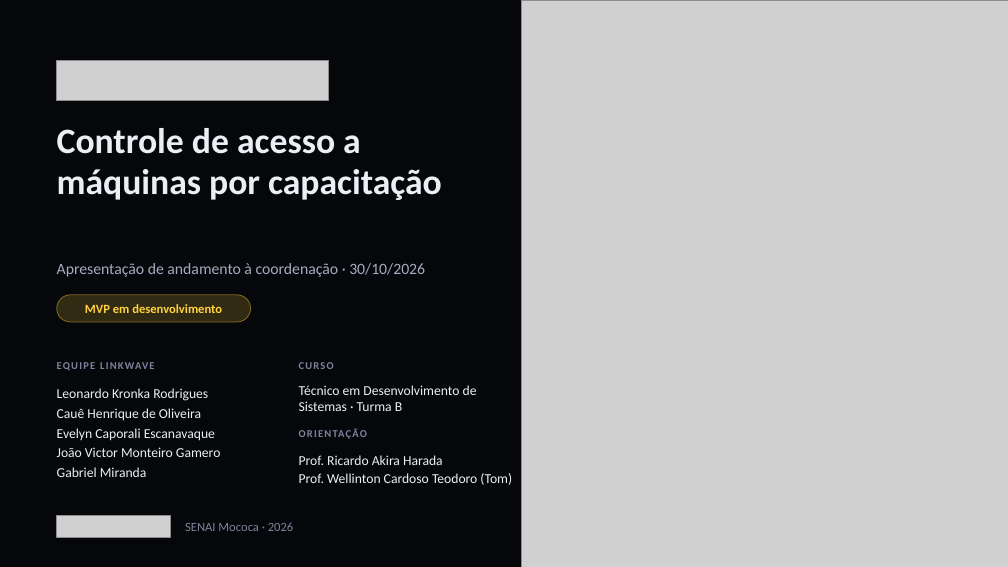
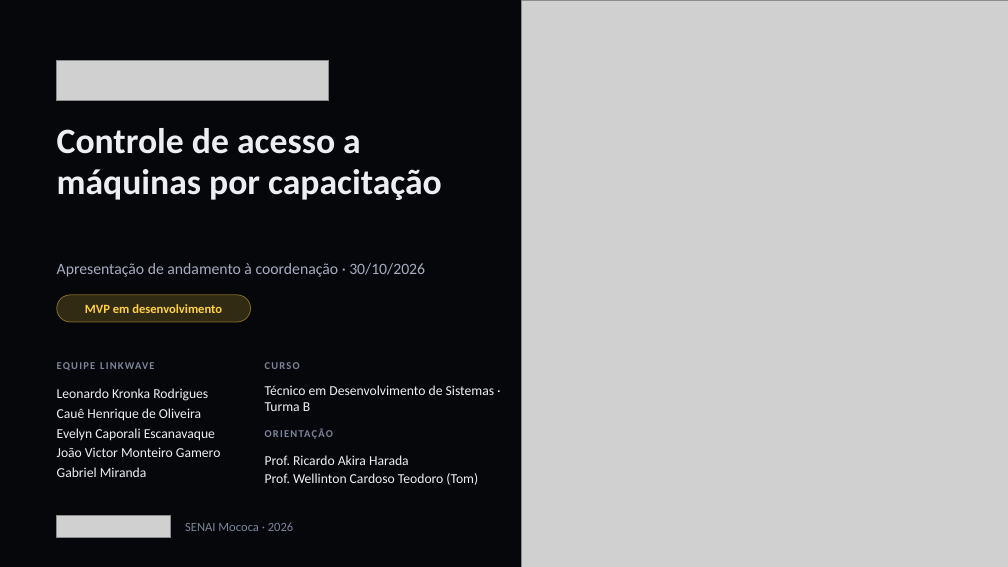
Before and after one commit to LeonardoKronka/linkwave-lockmachine, a slide deck: slide 1 of docs/apresentacao/LockMachine_Andamento_Canva.pptx. Drawn at 1008x567 pixels with LibreOffice and Linux fonts; fonts in the diff are those of the drawing; grey boxes stand for pictures. Boxes give left, top, right and bottom in pixels: in the first picture for what was removed or moved away, otherwise in the second. Text is boxed around its words. In the diff, an @@ line names an element or a change of style, - is before the commit and + after.

```diff
--- a/docs/apresentacao/LockMachine_Andamento_Canva.pptx
+++ b/docs/apresentacao/LockMachine_Andamento_Canva.pptx
@@ text "CURSO": place and size @@
-text "CURSO" at (299, 362, 334, 369)
+text "CURSO" at (265, 362, 300, 369)
@@ text "Técnico em Desenvolvimento de Sistemas ..." rewrapped from (299, 385, 477, 411) to (265, 385, 495, 411) @@
@@ text "ORIENTAÇÃO" rewrapped from (299, 427, 518, 446) to (265, 427, 520, 446) @@
@@ text "Prof. Ricardo Akira Harada": place and size @@
-text "Prof. Ricardo Akira Harada" at (299, 455, 512, 485)
+text "Prof. Ricardo Akira Harada" at (265, 455, 478, 485)
```
Also in this commit, not shown: 10 other slides changed, 5 other files.
